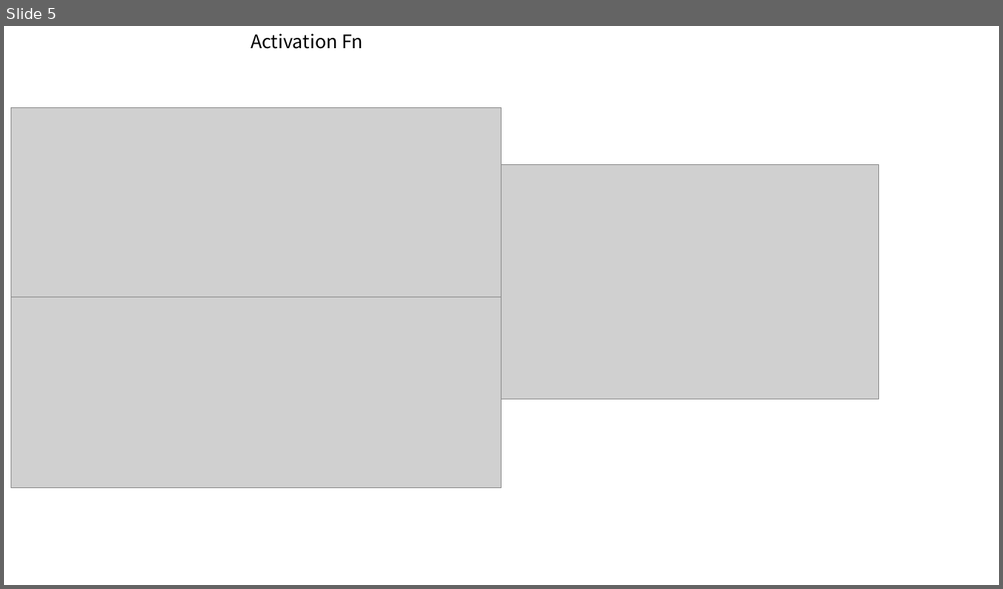
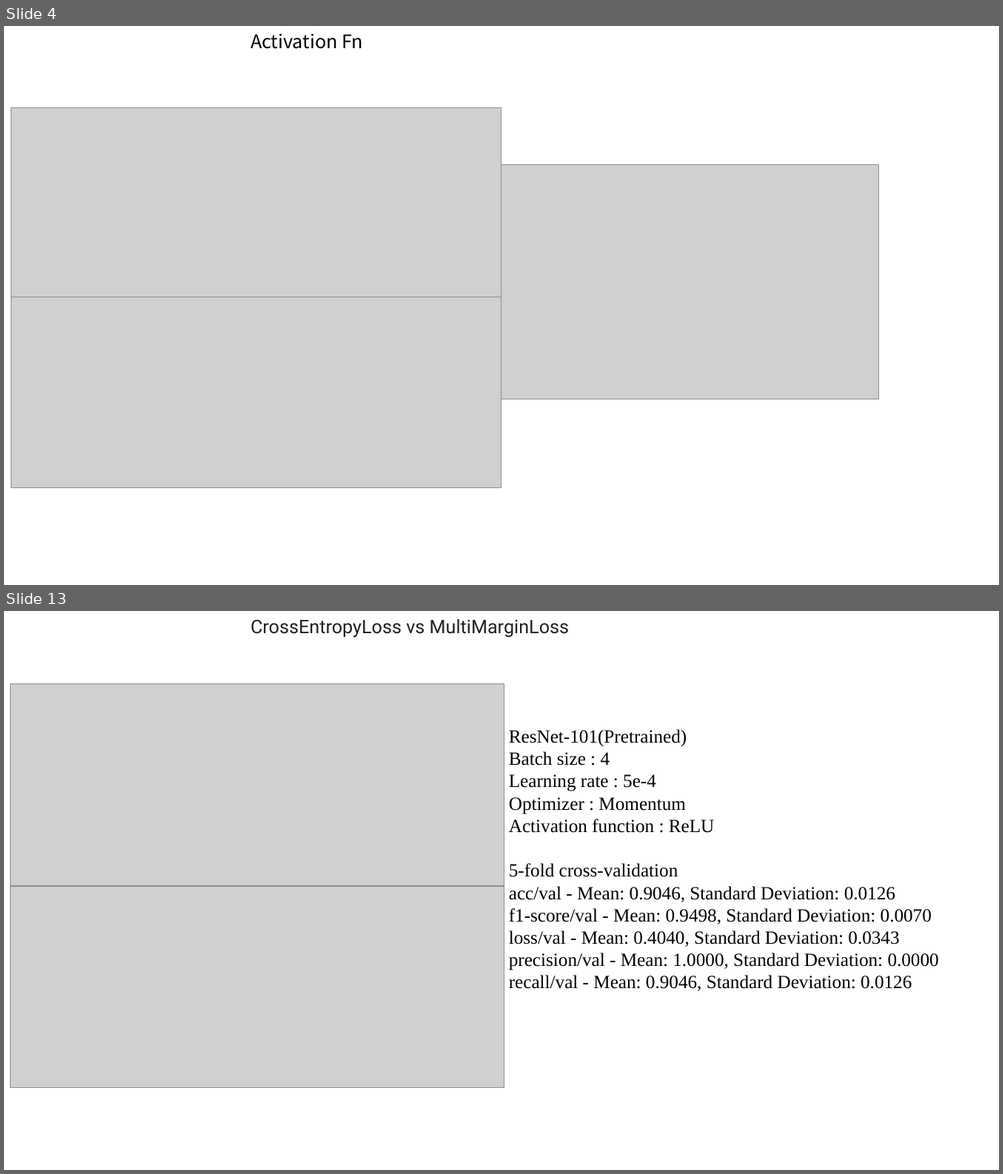
Before and after one commit to cukminseo/Basic_NN_Architecture, a slide deck: cancer.pptx. Shown one above the other, each under a label of ours: slide 5 before the commit, slides 4 and 13 after it; the slides between them are not shown. The pictures are 1003x589 and 1003x1174 pixels, drawn with LibreOffice and Linux fonts; fonts in the diff are those of the drawing; grey boxes stand for pictures. Boxes give left, top, right and bottom in pixels: in the first picture for what was removed or moved away, otherwise in the second. Text is boxed around its words. In the diff, an @@ line names an element or a change of style, - is before the commit and + after.

```diff
--- a/cancer.pptx
+++ b/cancer.pptx
@@ slide 13 added at <box>4,611,999,1170</box>, background #FFFFFF @@
@@ text added at <box>250,619,569,638</box>, 18 pt, text #212121 @@
+CrossEntropyLoss vs MultiMarginLoss
@@ picture added at <box>11,684,504,886</box> @@
@@ text added at <box>509,729,939,991</box>, 18 pt, text #000000 @@
+ResNet-101(Pretrained)
+Batch size : 4
+Learning rate : 5e-4
+Optimizer : Momentum
+Activation function : ReLU
+5-fold cross-validation
+acc/val - Mean: 0.9046, Standard Deviation: 0.0126
+f1-score/val - Mean: 0.9498, Standard Deviation: 0.0070
+loss/val - Mean: 0.4040, Standard Deviation: 0.0343
+precision/val - Mean: 1.0000, Standard Deviation: 0.0000
+recall/val - Mean: 0.9046, Standard Deviation: 0.0126
@@ picture added at <box>11,886,504,1088</box> @@
@@ what was slide 5 is now slide 4 @@
```
Also in this commit, not shown: 1 slide changed, 7 other slides added, 6 other files.
